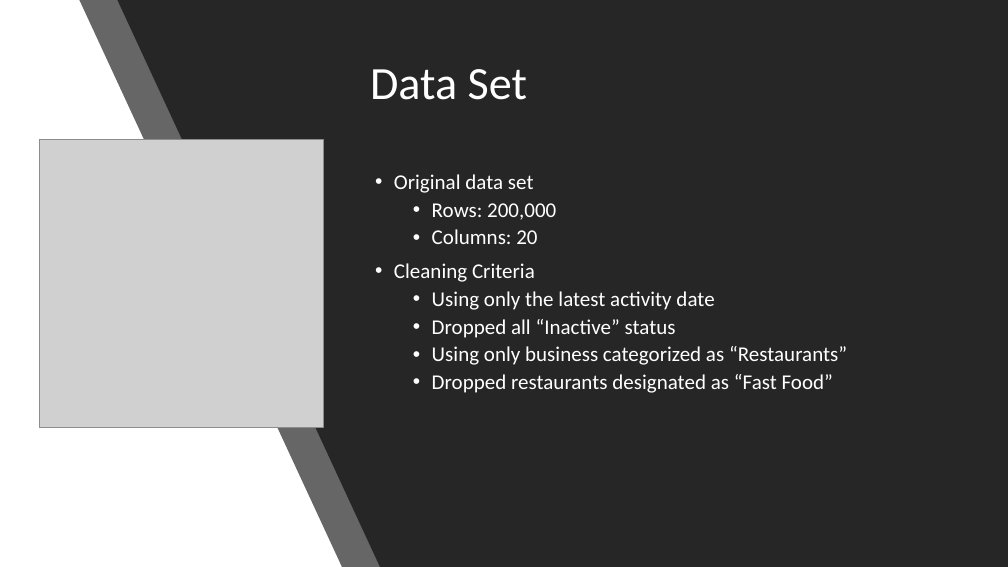
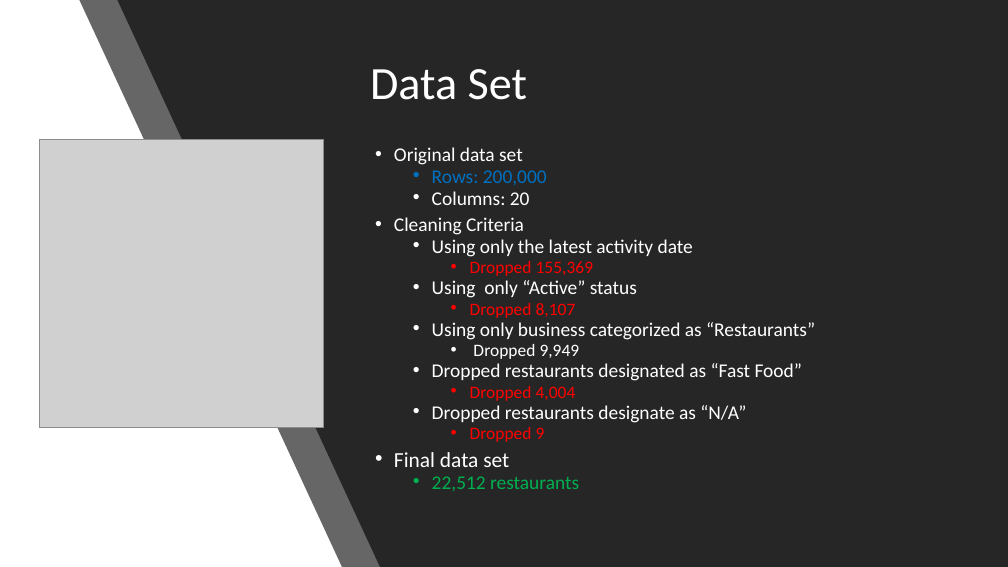
Before and after one commit to ryankchang/project1, a slide deck: slide 8 of GoodEats.pptx. Drawn at 1008x567 pixels with LibreOffice and Linux fonts; fonts in the diff are those of the drawing; grey boxes stand for pictures. Boxes give left, top, right and bottom in pixels: in the first picture for what was removed or moved away, otherwise in the second. Text is boxed around its words. In the diff, an @@ line names an element or a change of style, - is before the commit and + after.

Commit message:
final version

```diff
--- a/GoodEats.pptx
+++ b/GoodEats.pptx
@@ text "Original data set": place and size @@
-text "Original data set" at [394, 174, 847, 393]
+text "Original data set" at [394, 147, 815, 491]
@@ text at [394, 147, 815, 381]: size 20 to 18.5 pt in "Original data set", "Rows: 200,000", "Columns: 20", "Cleaning Criteria" and 3 more places; text colour #FFFFFF to #0070C0 in "Rows: 200,000"; line spacing 0.9 to 0.7 @@
@@ text at [432, 261, 637, 318]: text changed; size 20 to 16.6 pt; text colour #FFFFFF to #FF0000 @@
-  • Dropped all “Inactive” status
+    • Dropped 155,369
+  • Using only “Active” status
+    • Dropped 8,107
@@ text at [473, 344, 580, 359]: paragraph added @@
+    • Dropped 9,949
@@ text at [394, 386, 746, 491]: paragraphs added @@
+    • Dropped 4,004
+  • Dropped restaurants designate as “N/A”
+    • Dropped 9
+• Final data set
+  • 22,512 restaurants
```
Also in this commit, not shown: 5 other slides changed, 2 slides added.
